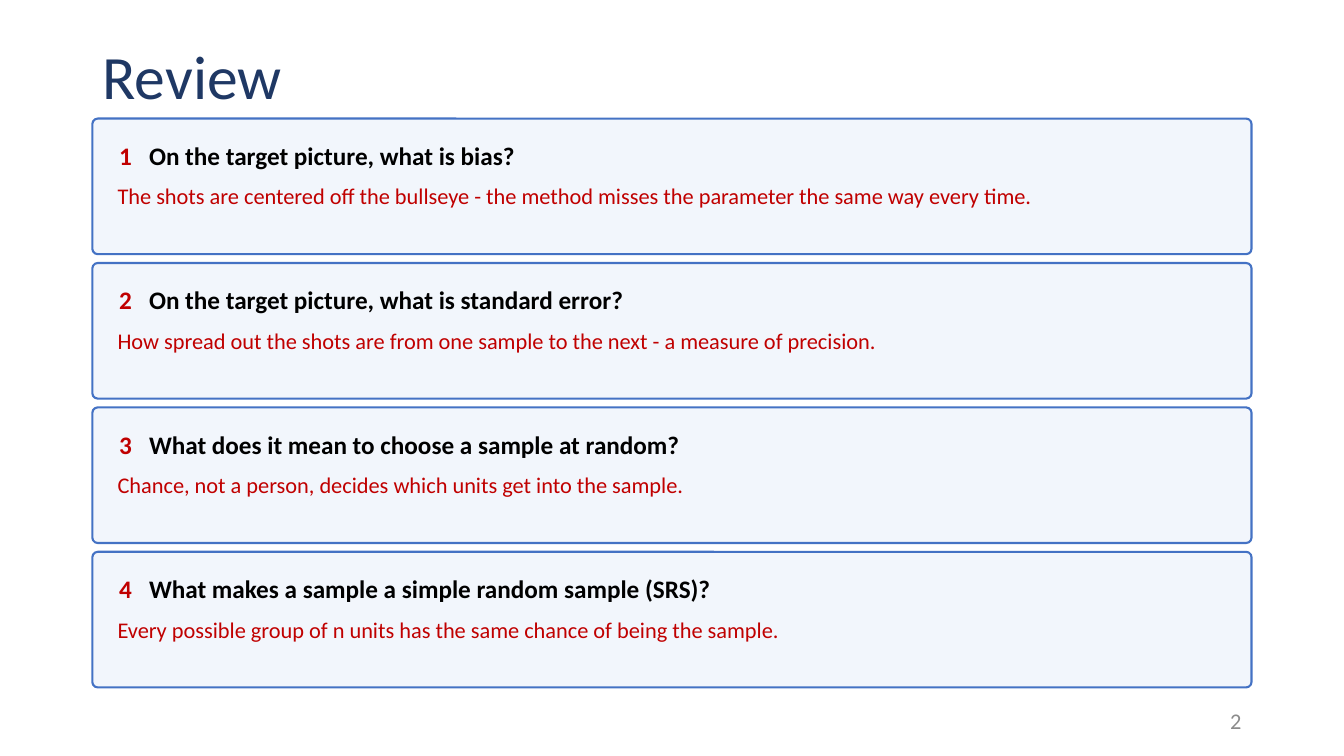
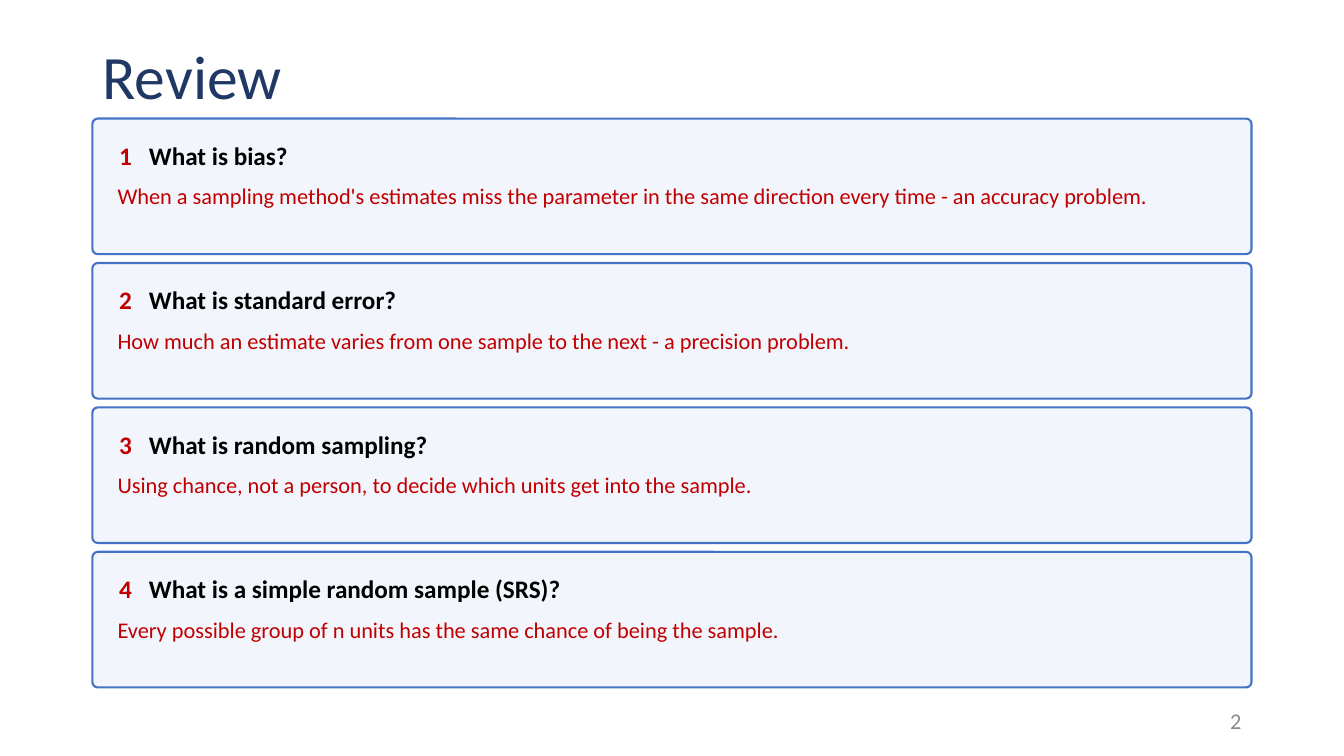
Before and after one commit to Jarred6068/Kvamme_UI_STAT251, a slide deck: slide 2 of docs/lecture_slides/Week 5/Week5_Lecture9_Slides_9_21_2026.pptx. Drawn at 1344x756 pixels with LibreOffice and Linux fonts; fonts in the diff are those of the drawing. Boxes give left, top, right and bottom in pixels: in the first picture for what was removed or moved away, otherwise in the second. Text is boxed around its words. In the diff, an @@ line names an element or a change of style, - is before the commit and + after.

```diff
--- a/docs/lecture_slides/Week 5/Week5_Lecture9_Slides_9_21_2026.pptx
+++ b/docs/lecture_slides/Week 5/Week5_Lecture9_Slides_9_21_2026.pptx
@@ text in rounded rectangle at (119,147,288,166): text changed @@
-1 On the target picture, what is bias?
+1 What is bias?
@@ text at (118,188,1146,208): text changed @@
-The shots are centered off the bullseye - the method misses the parameter the same way every time.
+When a sampling method's estimates miss the parameter in the same direction every time - an accuracy problem.
@@ text in rounded rectangle at (119,291,396,310): text changed @@
-2 On the target picture, what is standard error?
+2 What is standard error?
@@ text at (118,333,849,353): text changed @@
-How spread out the shots are from one sample to the next - a measure of precision.
+How much an estimate varies from one sample to the next - a precision problem.
@@ text in rounded rectangle at (119,436,427,459): text changed @@
-3 What does it mean to choose a sample at random?
+3 What is random sampling?
@@ text at (118,477,752,497): text changed @@
-Chance, not a person, decides which units get into the sample.
+Using chance, not a person, to decide which units get into the sample.
@@ text in rounded rectangle at (119,579,560,602): text changed @@
-4 What makes a sample a simple random sample (SRS)?
+4 What is a simple random sample (SRS)?
```
Also in this commit, not shown: 1 slide added, 3 other files.
